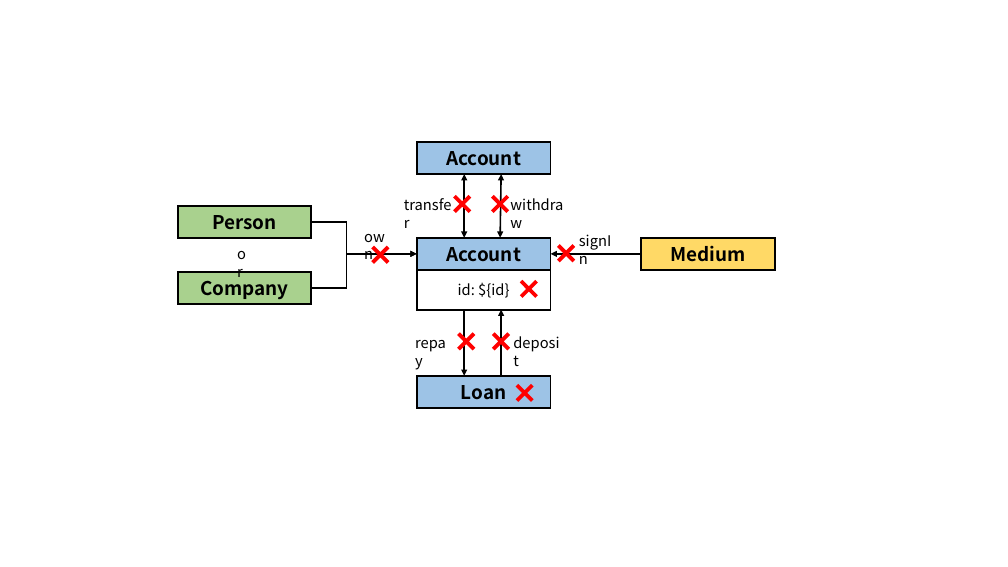
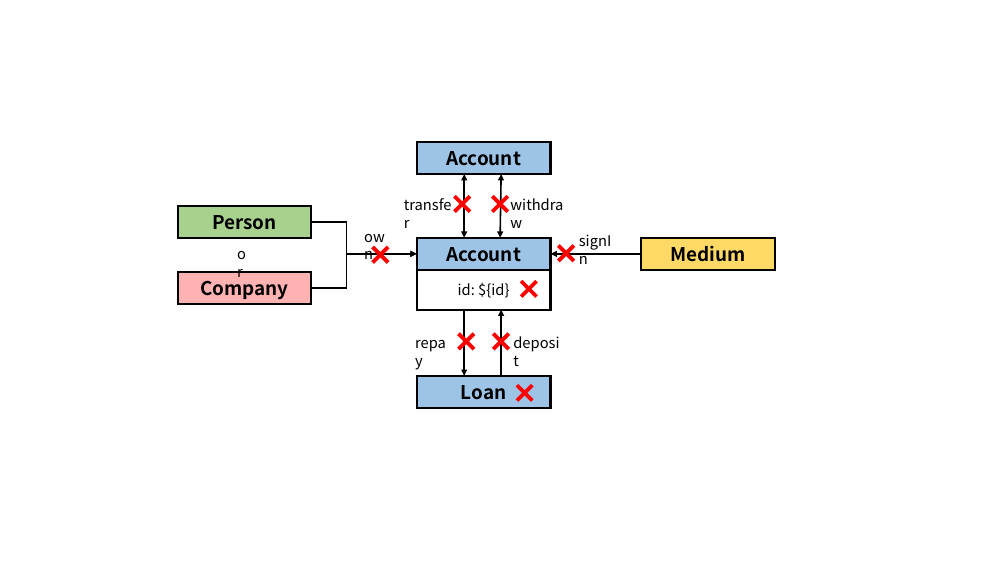
Before and after one commit to ldbc/ldbc_finbench_docs, a slide deck: slide 13 of patterns/transaction-write.pptx. Drawn at 1008x567 pixels with LibreOffice and Linux fonts; fonts in the diff are those of the drawing. Boxes give left, top, right and bottom in pixels: in the first picture for what was removed or moved away, otherwise in the second. Text is boxed around its words. In the diff, an @@ line names an element or a change of style, - is before the commit and + after.

```diff
--- a/patterns/transaction-write.pptx
+++ b/patterns/transaction-write.pptx
@@ rectangle "Company" at [178,272,311,304]: fill #A9D18E to #FF0000 at 30% opacity; outline #000000 1.75 pt to #000000 2 pt @@
```
Also in this commit, not shown: 13 other slides changed, 1 slide added, 51 other files.
